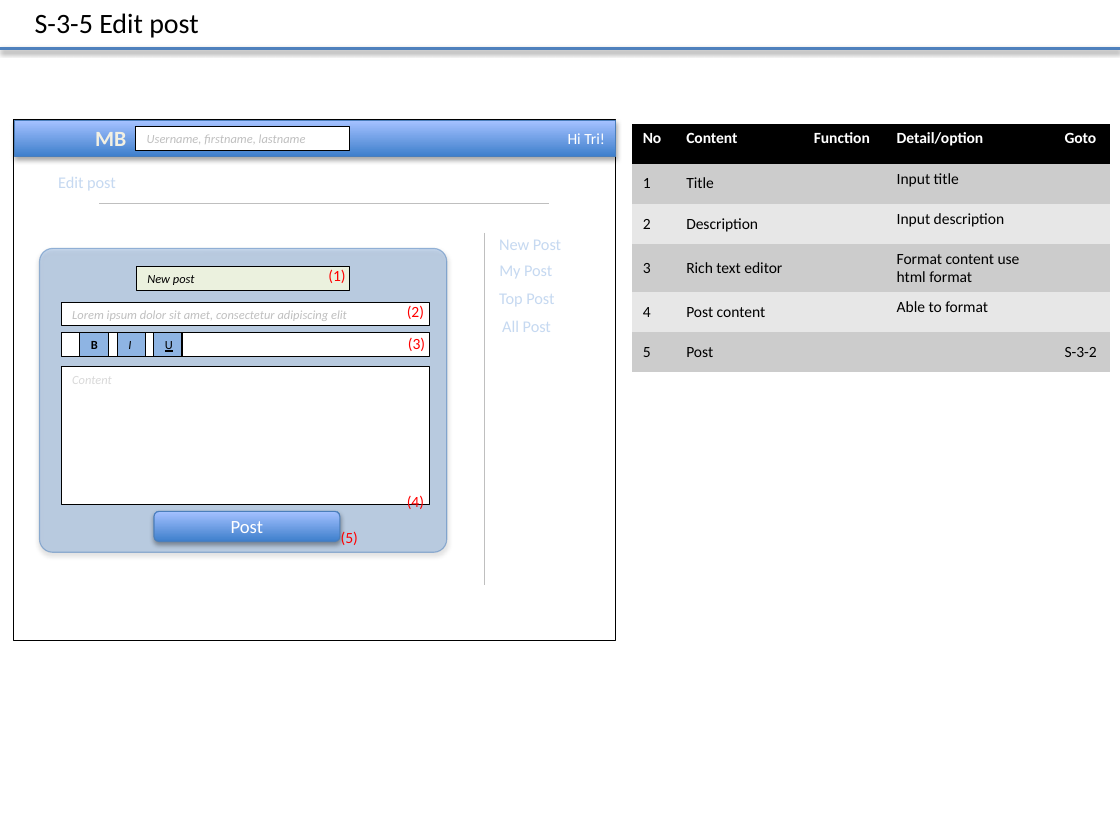
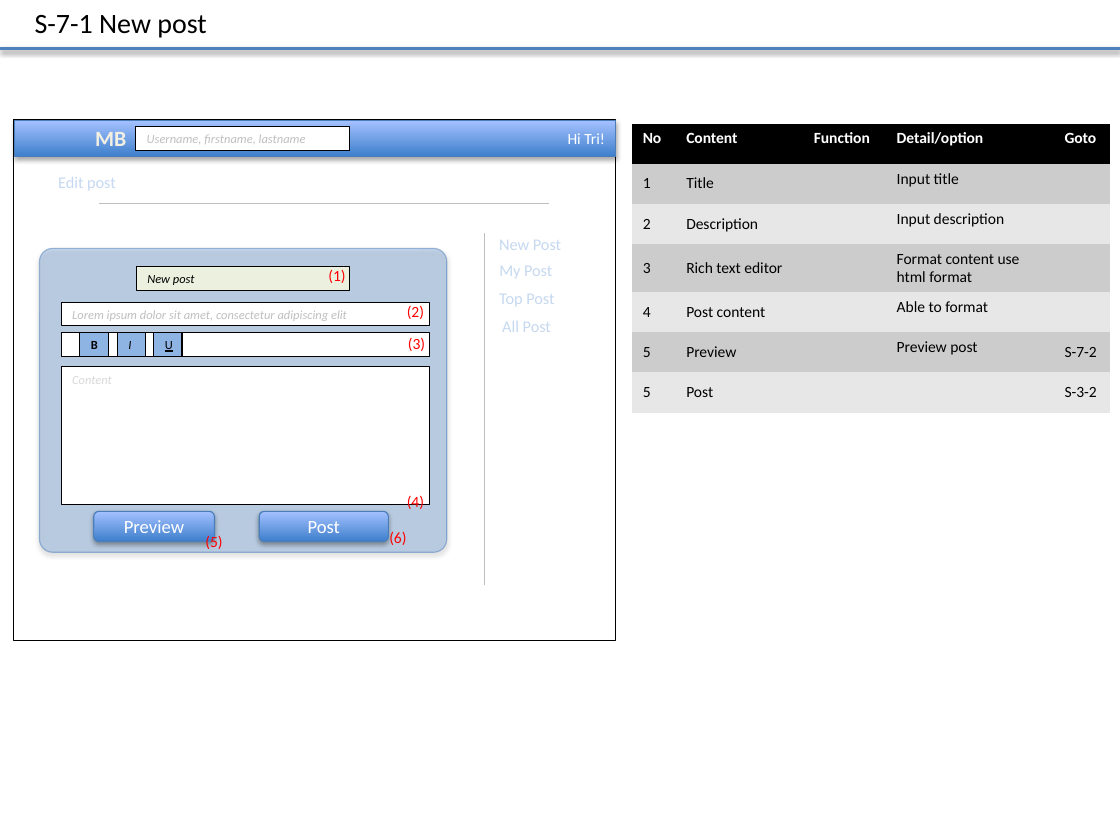
Before and after one commit to Mulodo-Java-Training/miniblog-le.tri, a slide deck: slide 14 of doc/frontend/wireframe/TRN-MiniBlog_WireframeDesign_TRILE.pptx. Drawn at 1120x840 pixels with LibreOffice and Linux fonts; fonts in the diff are those of the drawing; background and template pictures are left out. Boxes give left, top, right and bottom in pixels: in the first picture for what was removed or moved away, otherwise in the second. Text is boxed around its words. In the diff, an @@ line names an element or a change of style, - is before the commit and + after.

Commit message:
Add preview page

```diff
--- a/doc/frontend/wireframe/TRN-MiniBlog_WireframeDesign_TRILE.pptx
+++ b/doc/frontend/wireframe/TRN-MiniBlog_WireframeDesign_TRILE.pptx
@@ text at bbox=[35, 15, 206, 38]: text changed @@
-S-3-5 Edit post
+S-7-1 New post
@@ table at bbox=[632, 123, 1110, 412] @@
+row 6: 5 | Preview |  | Preview post | S-7-2
@@ rounded rectangle added at bbox=[94, 512, 215, 542], fill gradient #3F80CE to #A4C4FF, outline #4B7EBC 0.75 pt, 12 pt, text #FFFFFF @@
+Preview
@@ text "(5)": place and size @@
-text "(5)" at bbox=[341, 531, 358, 545]
+text "(5)" at bbox=[205, 534, 222, 549]
@@ rounded rectangle "Post": place and size @@
-rounded rectangle "Post" at bbox=[155, 512, 340, 542]
+rounded rectangle "Post" at bbox=[259, 512, 388, 542]
@@ text added at bbox=[389, 532, 406, 545], 10 pt, text #FF0000 @@
+(6)
```
Also in this commit, not shown: 1 other slide changed, 1 slide added.
